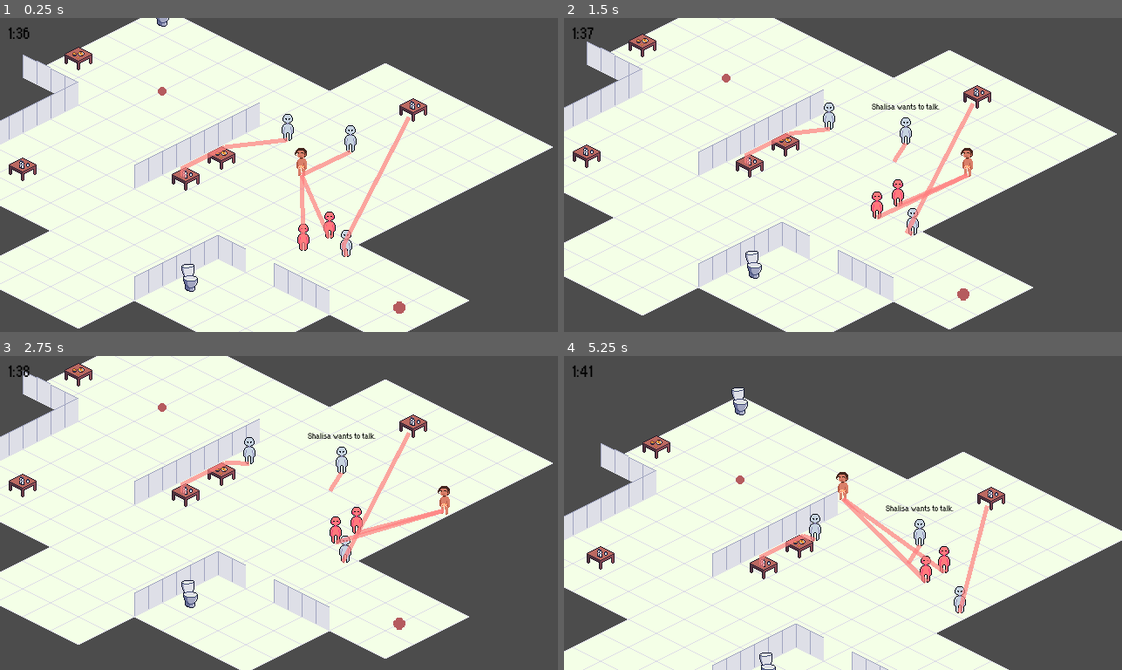
Above: before the commit, frames 1-4 (two rows, left to right).
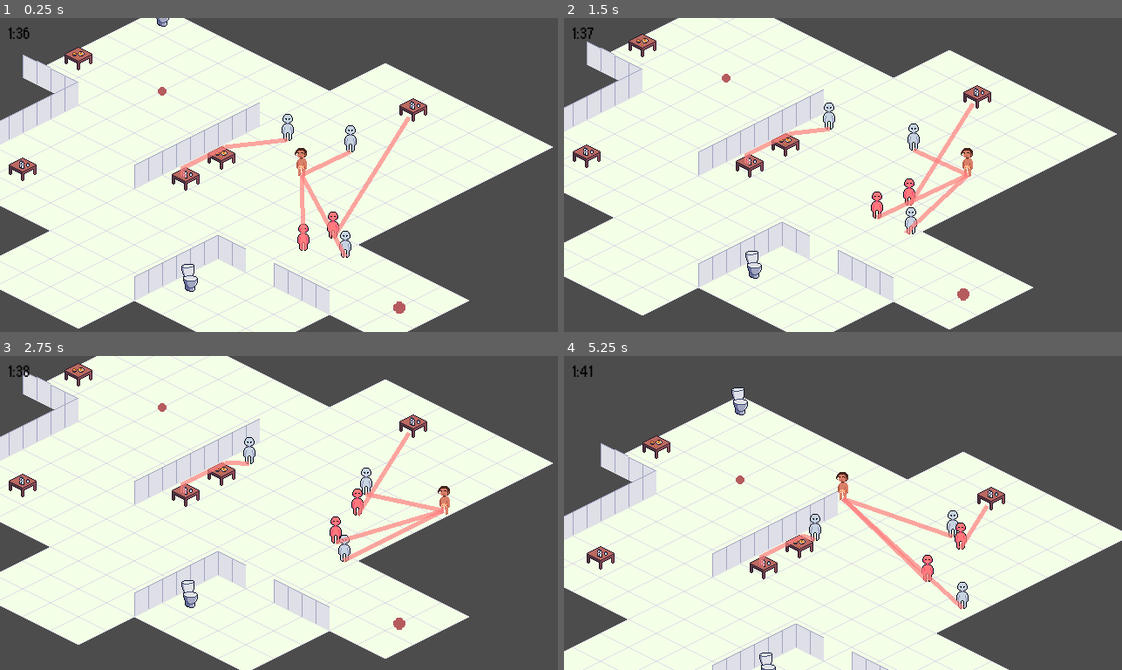
Above: after the commit, the same moments.

Repository: Boffl/language-game-prototype
Game: Godot game, scene res://Party.tscn
The game is run twice, just before and just after one commit, with the same random seed, the same clock (stepped at 60 frames per second) and the same inputs.
Inputs:
- Up to frame 1 (0.25 s): no input
- Up to frame 2 (1.5 s): tap Enter (ui_accept) at 0.5, 0.77 s; hold Right (ui_right) 0.53-1.28 s; hold Down (ui_down) from 1.28 s (still down)
- Up to frame 3 (2.75 s): tap Enter (ui_accept) at 1.52 s; release Down (ui_down) at 2.03 s; hold Right (ui_right) from 2.03 s (still down)
- Up to frame 4 (5.25 s): release Right (ui_right) at 2.78 s; hold Up (ui_up) 2.78-3.53 s; tap Enter (ui_accept) at 3.02, 3.77, 4.52 s; hold Left (ui_left) 3.53-5.03 s; hold Down (ui_down) from 5.03 s (still down)

The runs differ from the first frame. In frame 1, 0.9% of the frame differs, in the area x 53-74%, y 32-77%; in frame 2, 1.6%; in frame 3, 1.7%; in frame 4, 2.1%, in the area x 49-77%, y 44-82%.

Commit message:
Balanced guest action rewards

Diff:
--- a/PartyGuest/Actions/all_actions.gd
+++ b/PartyGuest/Actions/all_actions.gd
@@ -18,27 +18,32 @@
 var guest_dict
 var action_dict
 var dim_return
+var rewards_actions
 
 var str_action_dict = {"drink water": drink_water, "drink alcohol": drink_alc,
-							"eat": eat, "dance": dance, "leave": leave, "vomit": vomit, "talk":talk}
+							"eat": eat, "dance": dance, "leave": leave, "vomit": vomit, "talk":talk, "pee":pee}
 
 
 func best_action(guest):
+	#next line for debug
+	rewards_actions = []
+
 	best_r = -50
 	best_a = false
 	var best_talk
 	for action in actions:
 		#print("%s %s" %[action.action_name, action.heuristic(guest)])
 		if action.prerequisite(guest):
-			dim_return = ((20 - guest.past_actions.slice(0,20).count(talk)) / 20)
+			dim_return = ((10 - guest.past_actions.slice(0,10).count(talk)) / 10)
 			reward = action.heuristic(guest) * dim_return #diminishing return, the more a guest performs an action the less fun it is
 			#print(stepify(action_heuristic,0.01),"\t", action.action_name)
+			rewards_actions.append("%s: %s" %[action.action_name, reward])
 			if reward > best_r:
 				best_r = reward
 				best_a = action
 	talk_to_all(guest)
-	# print("Best action: ", best_a.action_name)
-	return best_a
+	#print("Best action: ", best_a.past_actions)
+	#return best_a
 	guest.past_actions.append(best_a.action_name)
 
 	#best_a.effect(guest)
@@ -46,15 +51,18 @@
 	#print(guest.prompt)
 	best_a.prompt_add(guest)
 	guest.prompt_update()
-	#print(guest.prompt)
-	print(guest.guest_name, ":\t",guest.past_actions)
+
+	#Debug stuff
+	#print(rewards_actions)
+	#print(guest.guest_name, ":\t",guest.past_actions)
 	return best_a
 
 
 func talk_to_all(guest):
 	for other_guest in guest.like_other_guests():
 		var guest_sim = cosine_sim(guest.attr_vec, other_guest.attr_vec)
-		reward = 0.2 * (guest.intoxication/10 + guest_sim*0.1 + talk.heuristic(guest, other_guest)) * ((20 - guest.past_actions.slice(0,20).count(talk)) / 20) #diminishing return, the more a guest performs an action the less fun it is
+		reward = 0#(guest_sim*0.1 + talk.heuristic(guest, other_guest)) * ((10 - guest.past_actions.slice(0,10).count(talk)) / 10) #diminishing return, the more a guest performs an action the less fun it is
+		rewards_actions.append("%s: %s" %[talk.action_name, reward])
 		if reward > best_r:
 			best_r = reward
 			best_a = talk
--- a/PartyGuest/Actions/drink_alc.gd
+++ b/PartyGuest/Actions/drink_alc.gd
@@ -4,13 +4,14 @@
 
 var action_name = "drink alcohol"
 var wait_time = 4
+var balance_factor = 0.7
 
 func prerequisite(guest):
 	return guest.have_alcohol > 0
 
 
 func heuristic(guest):
-	return guest.like_to_drink + guest.intoxication/10
+	return (guest.like_to_drink + guest.intoxication/10)*balance_factor
 
 
 func effect(guest):
@@ -19,7 +20,7 @@
 	guest.intoxication += 0.1
 	guest.tiredness -= 0.01
 	guest.thirst += 0.01
-	guest.need_to_pee += 0.001
+	guest.need_to_pee += 0.1
 	#print("intoxication after eating %s" %guest.intoxication)
 	return wait_time
 
--- a/PartyGuest/Actions/drink_water.gd
+++ b/PartyGuest/Actions/drink_water.gd
@@ -17,7 +17,7 @@
 	guest.thirst -= 0.5
 	guest.intoxication -= 0.5
 	guest.have_water -= 1
-	guest.need_to_pee += 0.001
+	guest.need_to_pee += 0.002
 	#print(guest.thirst)
 	return wait_time
 
--- a/PartyGuest/Actions/leave.gd
+++ b/PartyGuest/Actions/leave.gd
@@ -10,7 +10,7 @@
 
 
 func heuristic(guest):
-	return (guest.bored + guest.tiredness)*2
+	return discomfort(guest)
 
 
 func effect(guest):
@@ -19,7 +19,7 @@
 	return wait_time
 
 func discomfort(guest):
-	return guest.tiredness + guest.hunger + guest.thirst + guest.boredom
+	return guest.tiredness + guest.hunger + guest.thirst + guest.bored
 
 func prompt_add(guest):
 	guest.prompt += " %s left." %[guest.guest_name]
--- a/PartyGuest/Actions/pee.gd
+++ b/PartyGuest/Actions/pee.gd
@@ -14,7 +14,7 @@
 
 
 func effect(guest):
-
+	guest.need_to_pee -= 0.5
 	return wait_time
 
 func prompt_add(guest):
--- a/PartyGuest/Actions/talk.gd
+++ b/PartyGuest/Actions/talk.gd
@@ -4,13 +4,14 @@
 
 var action_name = "talk"
 var wait_time = 11
+var balance_factor = 0.3
 
 func prerequisite(guest):
 	return true
 
 
 func heuristic(guest, other_guest):
-	return (guest.sociability + guest.intoxication * 0.1) * 0.5
+	return (guest.sociability + guest.intoxication * 0.1) * balance_factor
 
 
 func effect(guest):
--- a/PartyGuest/PartyGuest.gd
+++ b/PartyGuest/PartyGuest.gd
@@ -162,7 +162,8 @@
 	hunger += 0.000001
 	thirst += 0.000001
 	intoxication -= 0.00001
-	tiredness += 0.000001
+	tiredness += 0.00001
+	bored += 0.00001
 	need_to_pee += 0.00001
 
 
